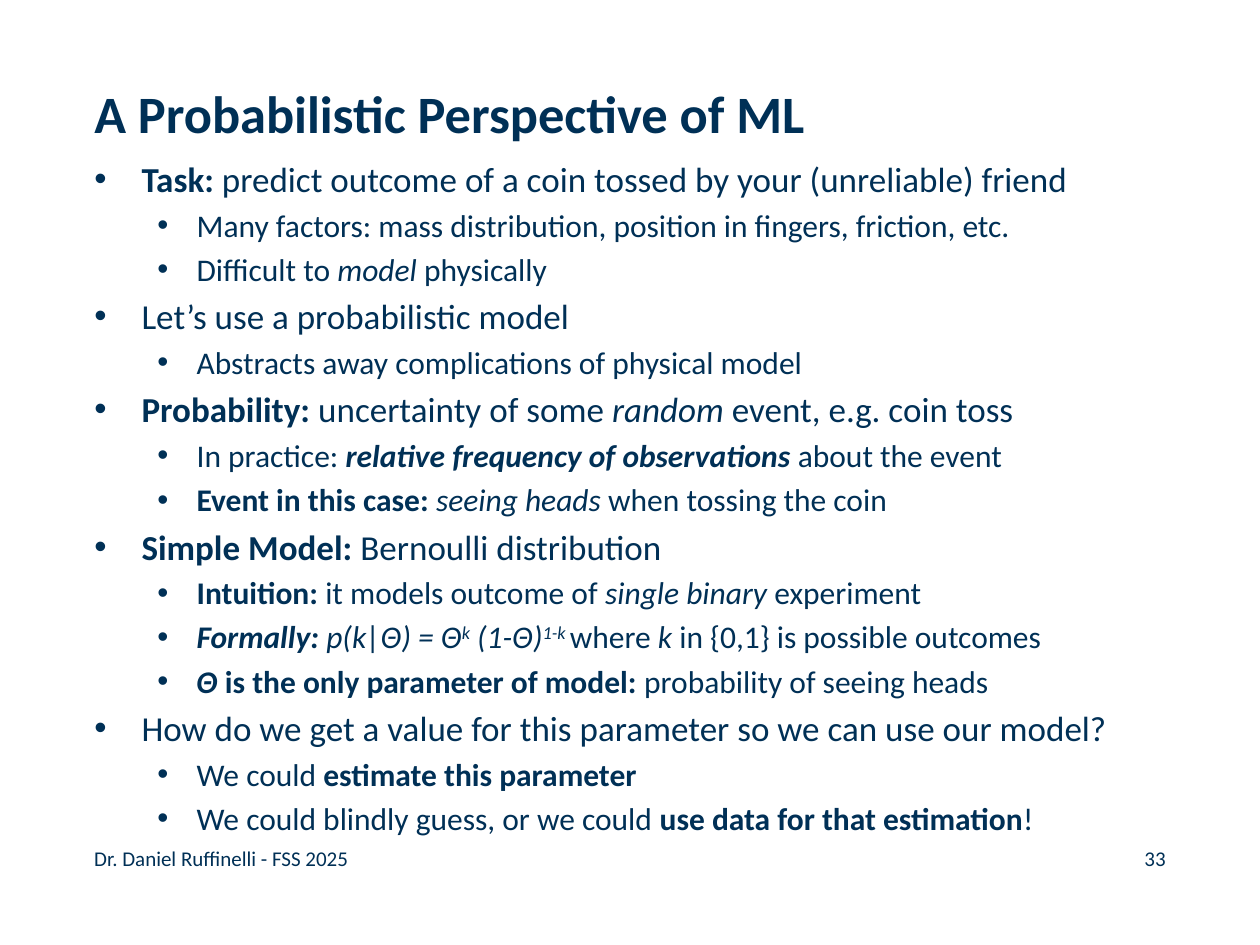
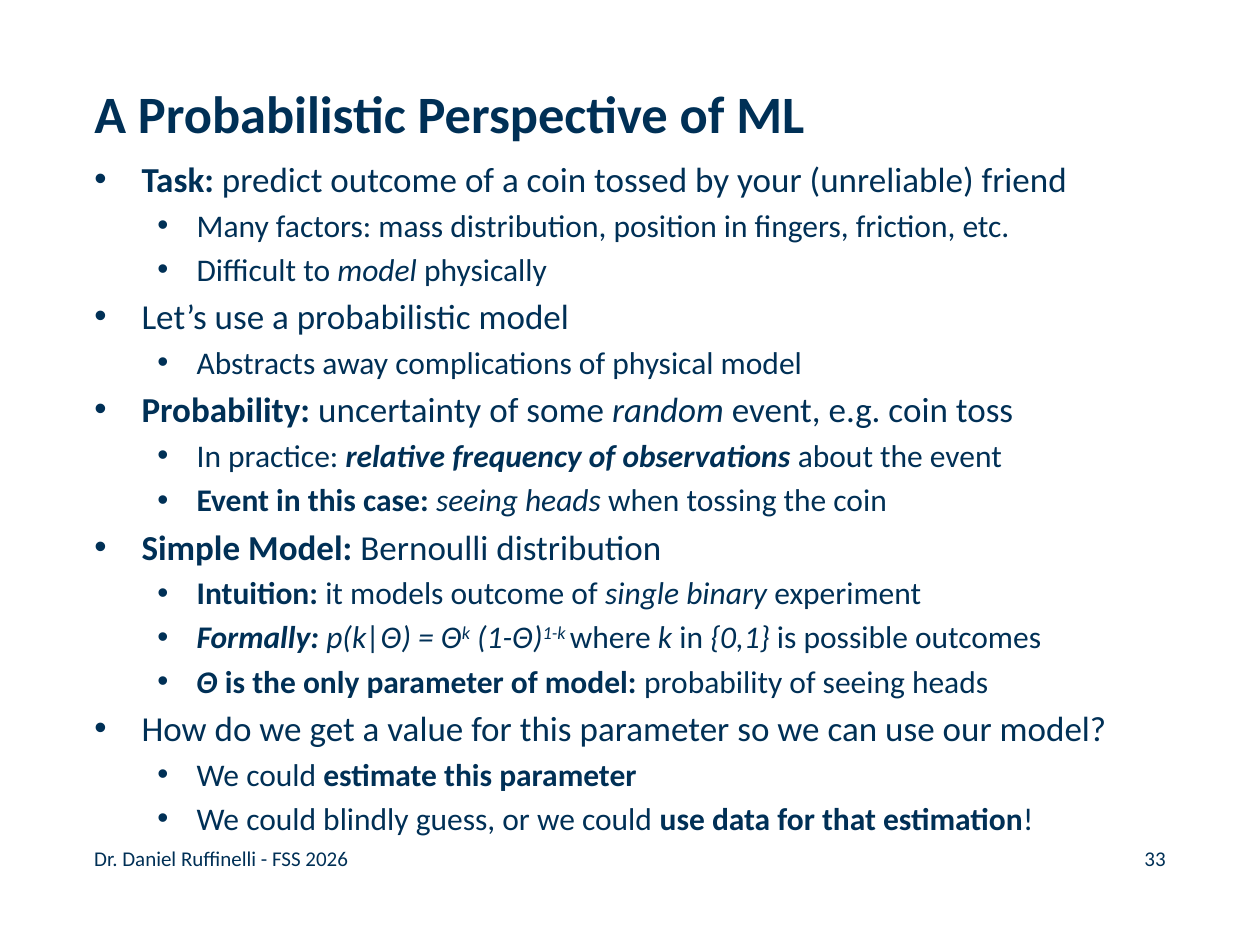
Before and after one commit to rufex2001/teaching_llms, a slide deck: slide 33 of lectures/02_ml_dl_word_embeddings/02_ml_dl_word_embeddings.pptx. Drawn at 1260x945 pixels with LibreOffice and Linux fonts; fonts in the diff are those of the drawing; background and template pictures are left out. Boxes give left, top, right and bottom in pixels: in the first picture for what was removed or moved away, otherwise in the second. Text is boxed around its words. In the diff, an @@ line names an element or a change of style, - is before the commit and + after.

```diff
--- a/lectures/02_ml_dl_word_embeddings/02_ml_dl_word_embeddings.pptx
+++ b/lectures/02_ml_dl_word_embeddings/02_ml_dl_word_embeddings.pptx
@@ text at [197,625,1041,653]: italic on in "{0,1}" @@
@@ text at [94,851,347,866]: text changed @@
-Dr. Daniel Ruffinelli - FSS 2025
+Dr. Daniel Ruffinelli - FSS 2026
```
Also in this commit, not shown: 82 other slides changed, 1 other file.
